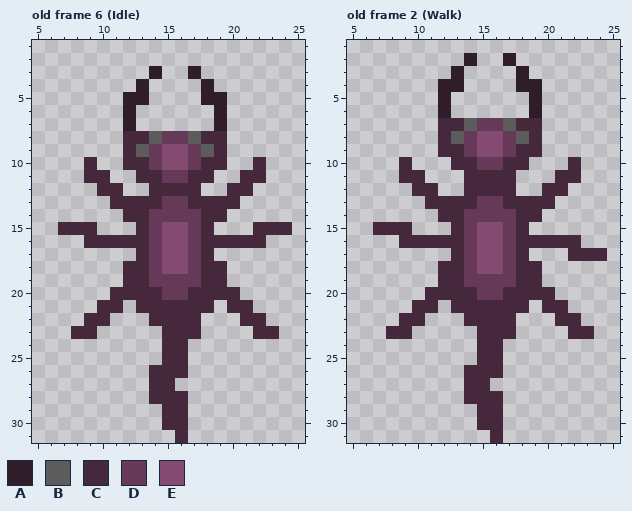
Pixel-art file, stored at Assets/Sprites/Anims/Zorgling/Zorgling.aseprite. The first picture shows the starting point.
32x32 pixels, 6 frames. Shown: old frame 6 (Idle): x 5..25, y 1..31; old frame 2 (Walk): x 5..25, y 1..31. The commit also changed other frames, which this record leaves out.
Palette (. is transparent): A #301d2a  B #5c5c5c  C #45283c  D #653957  E #844a72
Pixels before, old frame 6 (Idle), first column x 7:
 3 .......A..A.......
 4 ......A....A......
 5 .....AA....AA.....
 6 .....A......A.....
 7 .....A......A.....
 8 .....CCBDDBCC.....
 9 .....CBDEEDBC.....
10 ..C..CCDEEDCC..C..
11 ..CC..CCDDCC..CC..
12 ...CC..CCCC..CC...
13 ....CCCCDDCCCC....
14 .....CCDDDDCC.....
15 CCC...CDEEDC...CCC
16 ..CCCCCDEEDCCCCC..
17 ......CDEEDC......
18 .....CCDEEDCC.....
19 .....CCDDDDCC.....
20 ....CCCCDDCCCC....
21 ...CC.CCCCCC.CC...
22 ..CC...CCCC...CC..
23 .CC.....CCC....CC.
24 ........CC........
25 ........CC........
26 .......CCC........
27 .......CC.........
28 .......CCC........
29 ........CC........
30 ........CC........
31 .........C........
Pixels before, old frame 2 (Walk), first column x 7:
 2 .......A..A.......
 3 ......A....A......
 4 .....AA....AA.....
 5 .....A......A.....
 6 .....A......A.....
 7 .....CCBDDBCC.....
 8 .....CBDEEDBC.....
 9 .....CCDEEDCC.....
10 ..C...CCDDCC...C..
11 ..CC...CCCC...CC..
12 ...CC..CCCC..CC...
13 ....CCCCDDCCCC....
14 .....CCDDDDCC.....
15 CCC...CDEEDC......
16 ..CCCCCDEEDCCCCC..
17 ......CDEEDC...CCC
18 .....CCDEEDCC.....
19 .....CCDDDDCC.....
20 ....CCCCDDCCCC....
21 ...CC.CCCCCC.CC...
22 ..CC...CCCC...CC..
23 .CC.....CCC....CC.
24 ........CC........
25 ........CC........
26 .......CCC........
27 .......CC.........
28 .......CCC........
29 ........CC........
30 ........CC........
31 .........C........
Once edited:
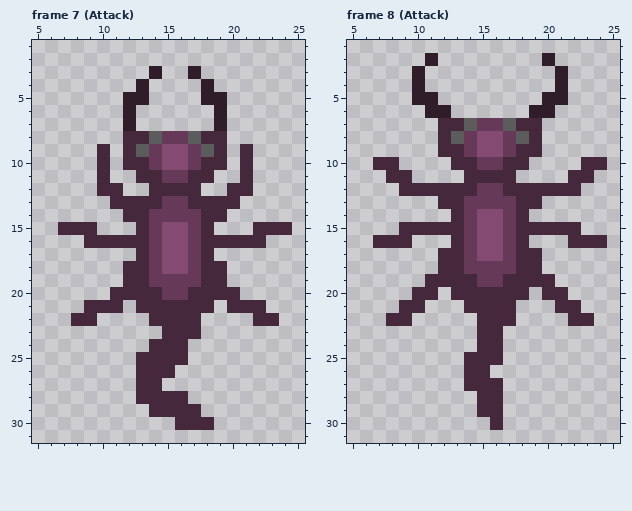
A new or re-ordered frame is compared with the old frame closest to it.
Log entry: melee attacks
Changes in this commit:
frames 6 -> 9
Changed rows in their new state; - is an unchanged pixel.
Frame 7 (Attack) is new; against old frame 6 (Idle):
first column x 9:
 9 -C----------C-
10 .C----------C.
11 .------------.
first column x 8:
21 -C------------C-
22 C-.----------.-C
23 ..------------..
24 ------C---------
25 -----CC---------
26 -----C--.-------
27 -----C-.--------
28 -----C----------
29 ------C--C------
30 -------.-CC-----
31 --------.-------
Frame 8 (Attack) is new; against old frame 2 (Walk):
first column x 10:
 2 -A--.--.--A-
 3 A--.----.--A
 4 A-..----..-A
 5 AA.------.AA
 6 -A--------A-
first column x 7:
10 CC.------------.CC
11 -C-.----------.-C-
12 --C--CC-DD-CC--C--
13 ----.--D--D--.----
14 -----.--EE--.-----
15 ..-CCC------CCCC--
16 CC-...------...-CC
17 -----C------C--...
18 --------DD--------
19 ----C--C--C--C----
20 ---C-.--CC--.-C---
21 --C-.-.----.-.-C--
22 -C-.---.------.-C-
23 -..-------.----..-
25 -------C----------
26 ---------.--------
27 ---------C--------
28 -------.----------
30 --------.---------
31 ---------.--------
Pixel boxes of the changes (left, top, right, bottom) in both pictures:
changed: (84, 144, 110, 183)
changed: (240, 144, 266, 183)
changed: (71, 300, 214, 443)
changed: (240, 300, 279, 339)
changed: (412, 53, 568, 118)
changed: (373, 157, 607, 443)
